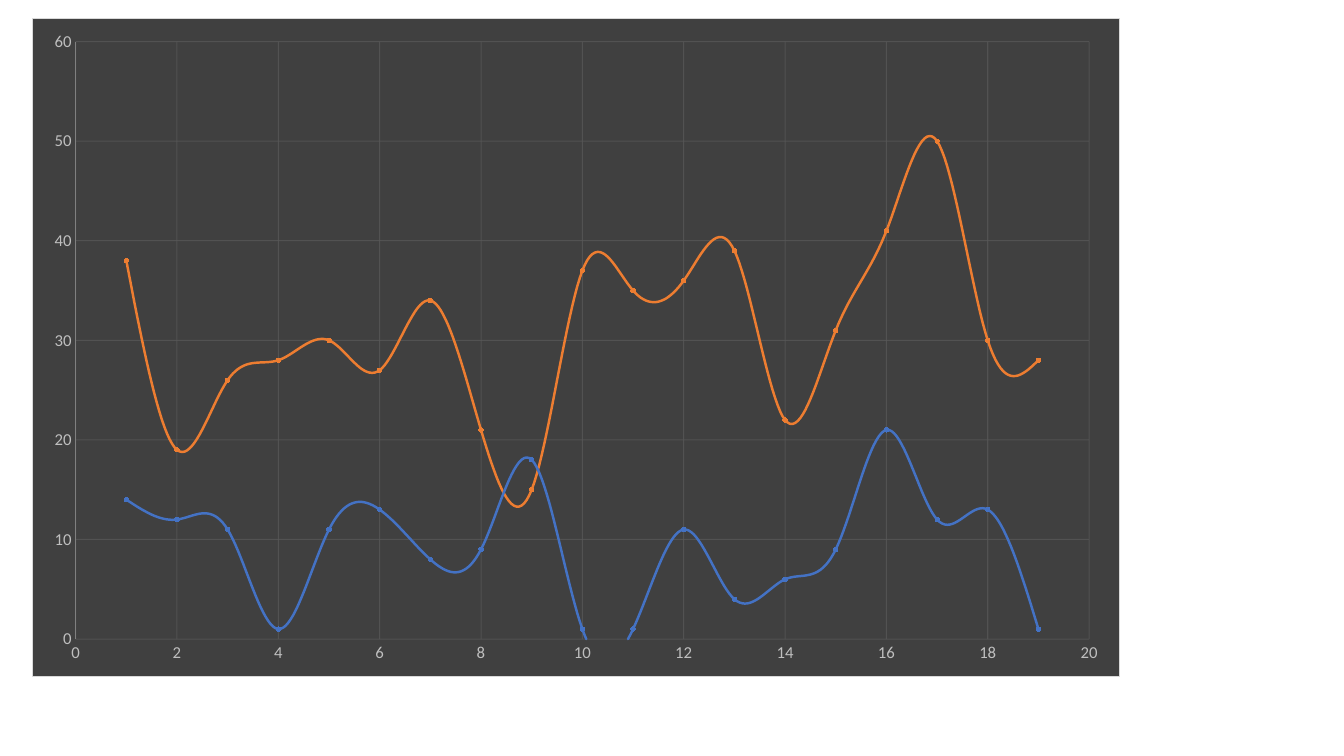
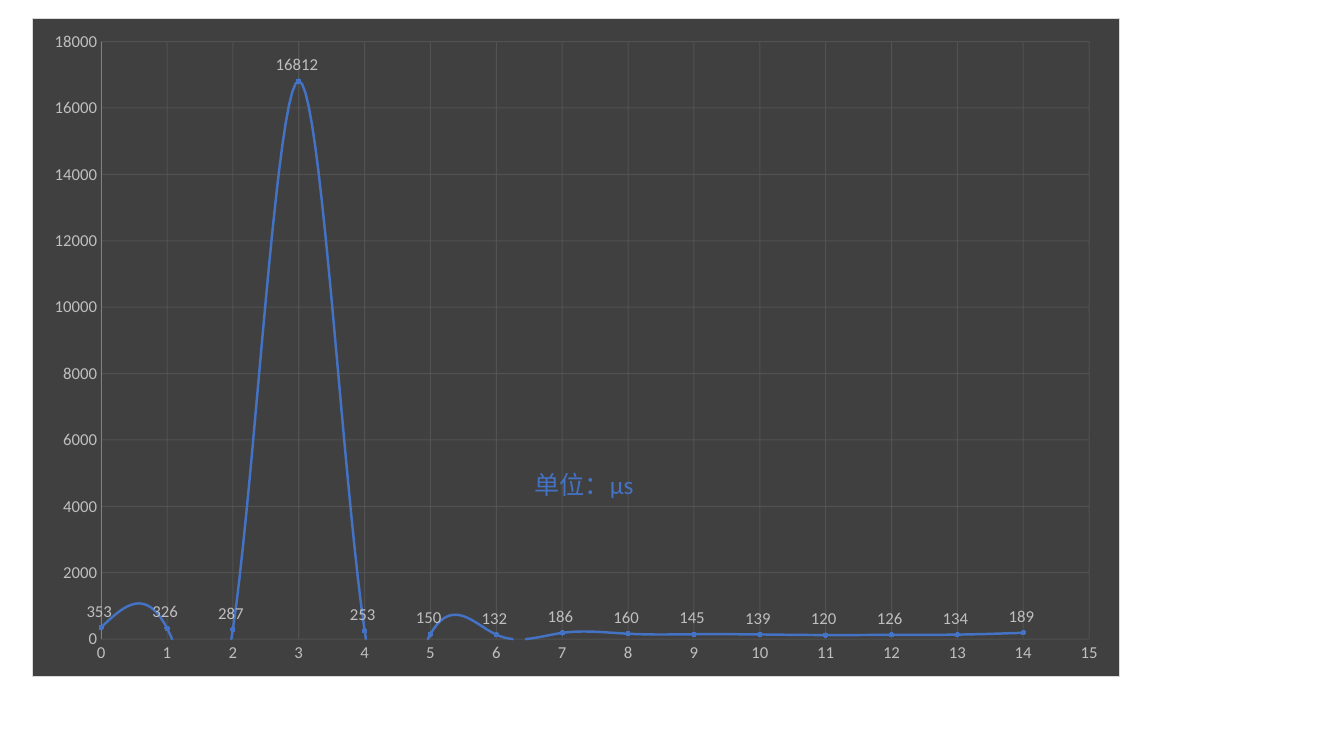
Before and after one commit to LuXugang/Lucene-7.x-9.x, a slide deck: slide 1 of blog/Lucene/Search/QueryCache/queryCache/SIMD.pptx. Drawn at 1344x756 pixels with LibreOffice and Linux fonts; fonts in the diff are those of the drawing. Boxes give left, top, right and bottom in pixels: in the first picture for what was removed or moved away, otherwise in the second. Text is boxed around its words. In the diff, an @@ line names an element or a change of style, - is before the commit and + after.

```diff
--- a/blog/Lucene/Search/QueryCache/queryCache/SIMD.pptx
+++ b/blog/Lucene/Search/QueryCache/queryCache/SIMD.pptx
@@ scatter smooth chart at (x1=32, y1=18, x2=1120, y2=677) @@
-Series 1: (1, 14), (2, 12), (3, 11), (4, 1), (5, 11), (6, 13), (7, 8), (8, 9), (9, 18), (10, 1), (11, 1), (12, 11), (13, 4), (14, 6), (15, 9), (16, 21), (17, 12), (18, 13), (19, 1)
+Series 1: (0, 353), (1, 326), (2, 287), (3, 16812), (4, 253), (5, 150), (6, 132), (7, 186), (8, 160), (9, 145), (10, 139), (11, 120), (12, 126), (13, 134), (14, 189)
@@ data labels of Series 1 added @@
-Series 2: (1, 38), (2, 19), (3, 26), (4, 28), (5, 30), (6, 27), (7, 34), (8, 21), (9, 15), (10, 37), (11, 35), (12, 36), (13, 39), (14, 22), (15, 31), (16, 41), (17, 50), (18, 30), (19, 28)
@@ category axis changed @@
@@ value axis changed @@
@@ text added at (x1=534, y1=473, x2=633, y2=498), 18 pt, text #4472C4 @@
+单位：μs
```
Also in this commit, not shown: 1 other file.
